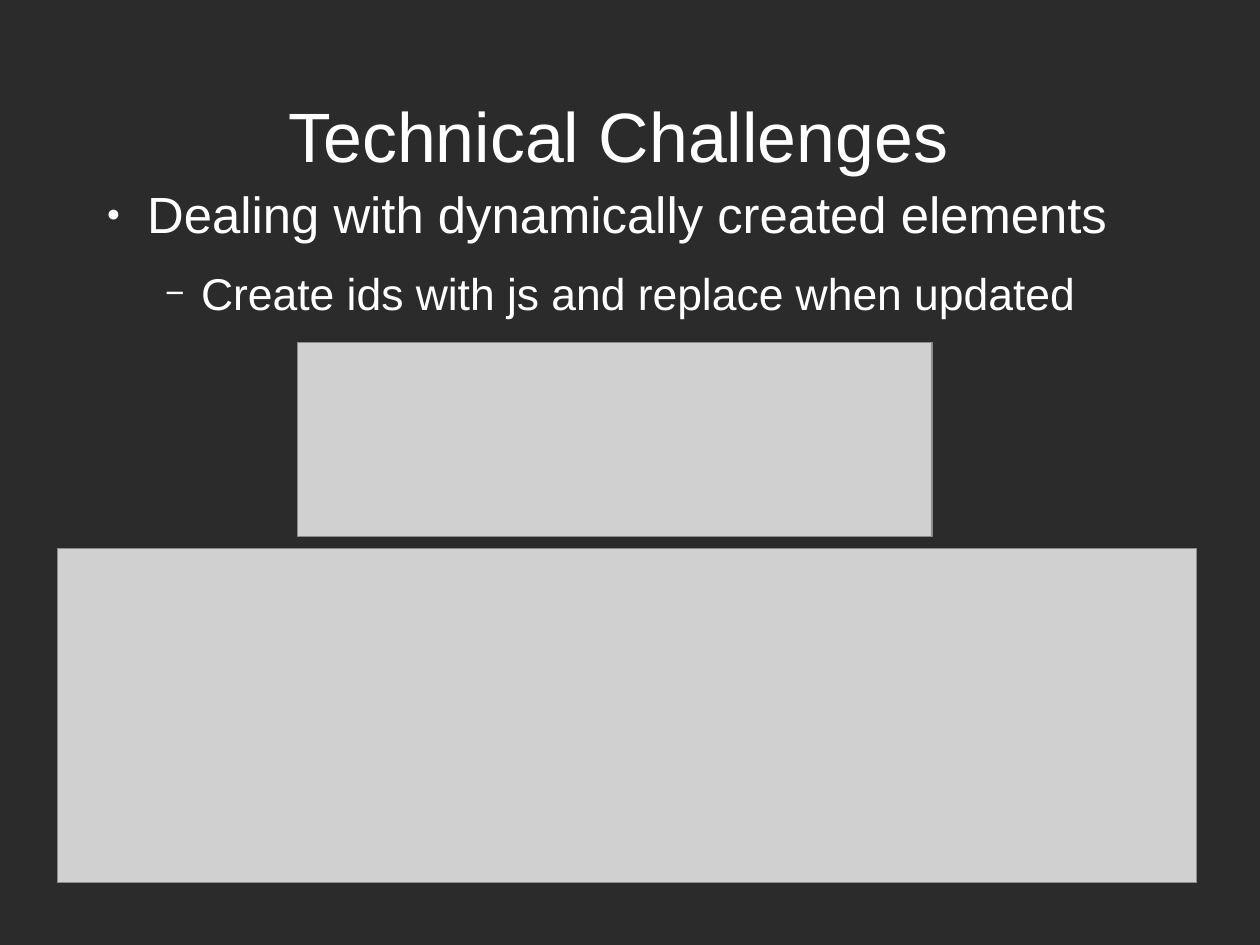
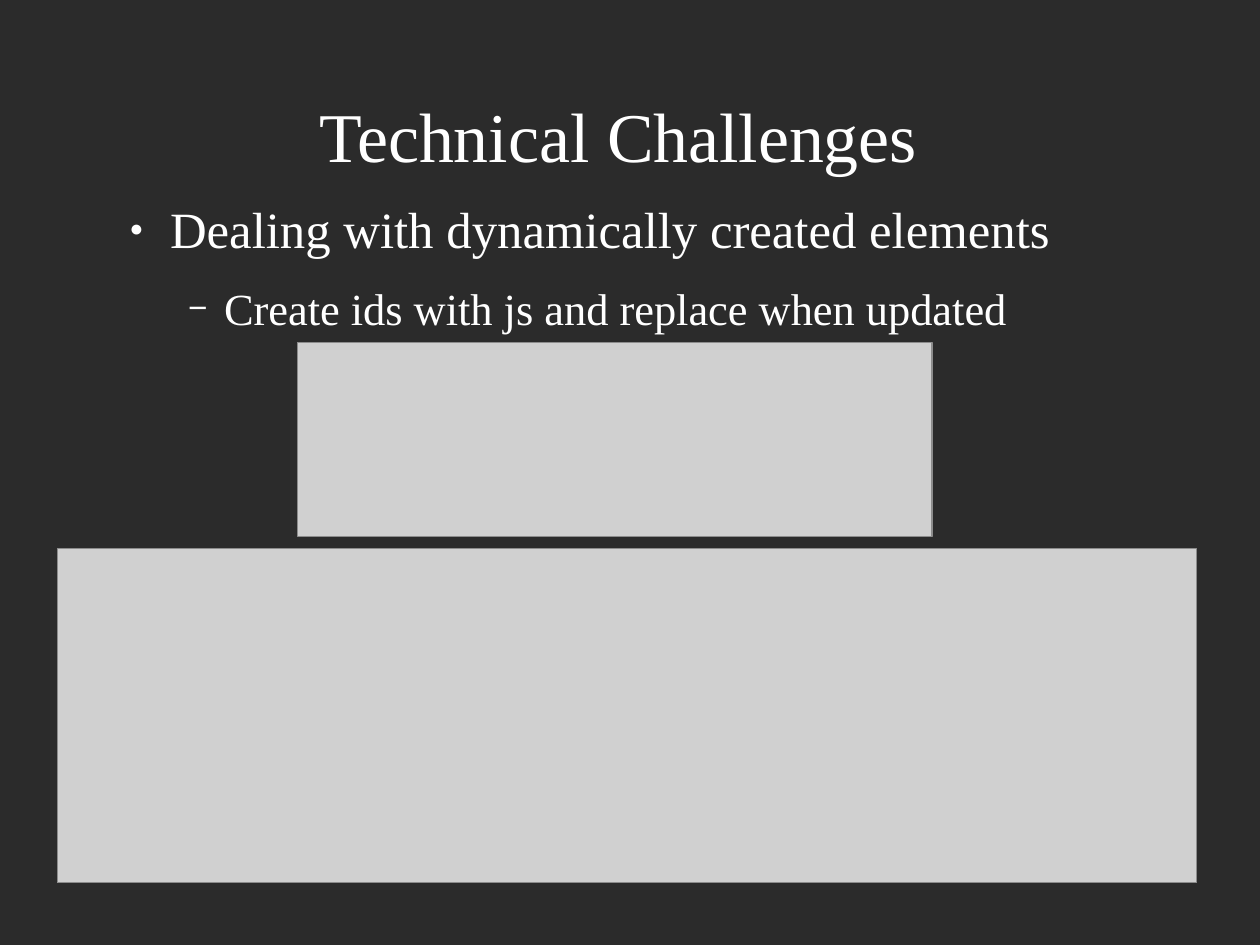
Before and after one commit to gduck/Project1, a slide deck: slide 7 of slides.odp (slide 4 before the commit). Drawn at 1260x945 pixels with LibreOffice and Linux fonts; fonts in the diff are those of the drawing; grey boxes stand for pictures; background and template pictures are left out; a plain dark background stands for a picture behind light text. Boxes give left, top, right and bottom in pixels: in the first picture for what was removed or moved away, otherwise in the second. Text is boxed around its words. In the diff, an @@ line names an element or a change of style, - is before the commit and + after.

```diff
--- a/slides.odp
+++ b/slides.odp
@@ title "Technical Challenges" at box(319, 113, 917, 175): font Arial to Times New Roman @@
@@ text "Dealing with dynamically created elements" at box(170, 212, 1049, 334): font Arial to Times New Roman @@
@@ text "Dealing with dynamically created elements": place and size @@
-text "Dealing with dynamically created elements" at box(147, 196, 1107, 320)
+text "Dealing with dynamically created elements" at box(170, 212, 1049, 334)
```
Also in this commit, not shown: 5 other slides changed, 1 slide added, 1 slide removed, 1 other file.
